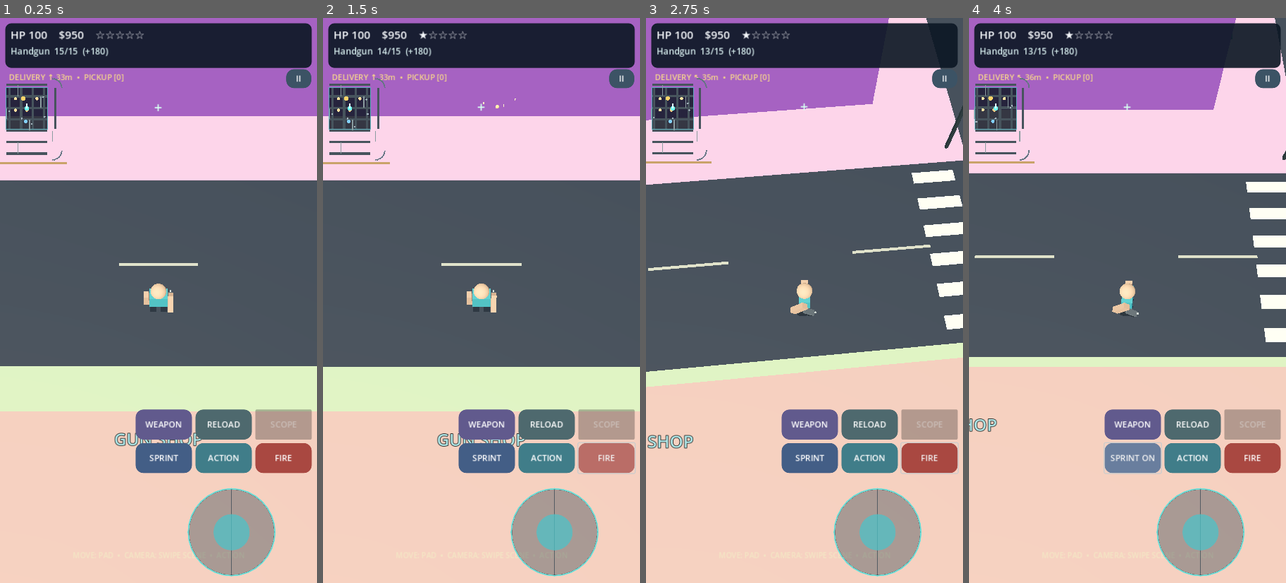
Above: before the commit, frames 1-4 (left to right).
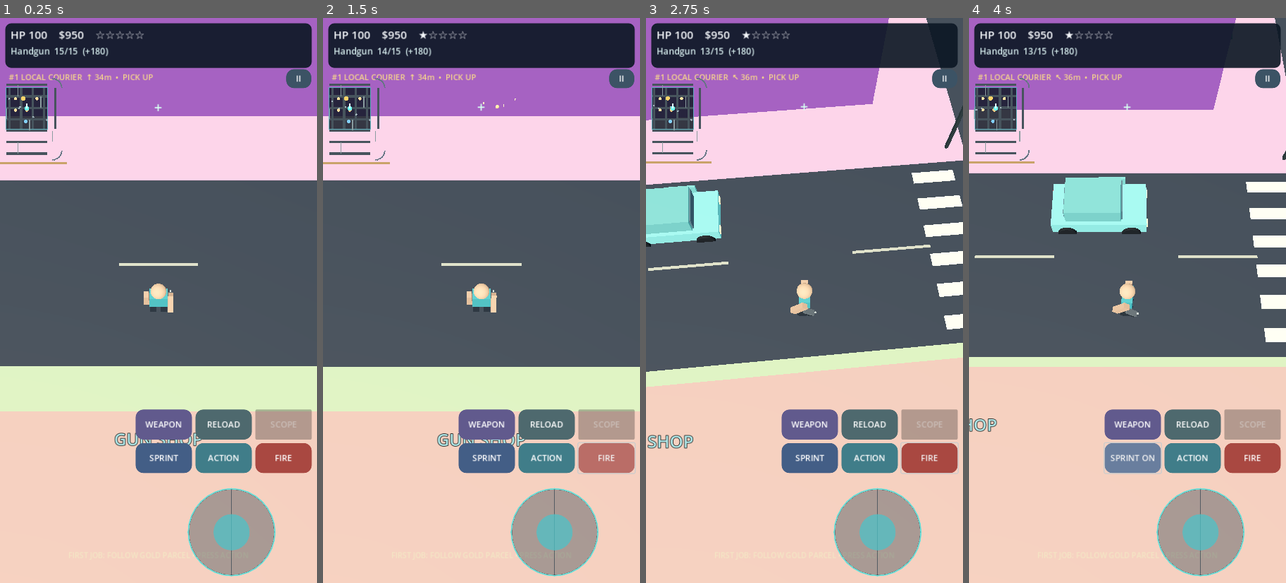
Above: after the commit, the same moments.

Repository: shejklgaia-png/Gt_a_like_game
Game: Godot game, scene res://scenes/main.tscn
Two runs of this game, one before a commit and one after it. Both use one fixed random seed, a clock stepped at 60 frames per second and the inputs below.
Inputs (mouse positions are in pixels of both pictures, inside the frame that each line leads up to):
- Up to frame 1 (0.25 s): no input
- Up to frame 2 (1.5 s): click "ACTION" at 0.5 s; click "FIRE" at 1.25 s
- Up to frame 3 (2.75 s): tap Enter at 2 s; move the mouse to (874, 272) at 2.02 s; hold D from 2.03 s (still down); tap E at 2.1 s; click (874, 272) at 2.17 s; tap Space at 2.27 s; tap F at 2.3 s
- Up to frame 4 (4 s): release D at 2.75 s; drag from (1064, 328) to (1111, 413) at 2.77 s; click "SPRINT" at 3.5 s

The runs differ from the first frame. In frame 1, 0.3% of the frame differs, in the area x 2-49%, y 9-19%; in frame 2, 0.3%; in frame 3, 2.4%; in frame 4, 3.1%, in the area x 2-57%, y 9-39%.

Commit message:
Expand Pocket District courier choices, navigation UX and traffic realism
Ten iterative improvements plus regression tests. Godot 4.4.1 and 4.7.2 headless test matrices and Android APK export passed.

Diff:
--- a/scripts/city.gd
+++ b/scripts/city.gd
@@ -237,6 +237,9 @@
 		var car: PocketVehicle = VehicleScene.new()
 		var paint := Color.from_hsv(rng.randf(), 0.48, 0.85)
 		car.setup(axis, travel, lane, paint)
+		# Different travel pace prevents identical traffic convoys on every road.
+		# Scenic ring/highway traffic gets a modest speed lift over city streets.
+		car.npc_speed = rng.randf_range(11.5, 14.0) if i >= 14 else rng.randf_range(8.2, 11.6)
 		if axis == 0:
 			car.position = Vector3(lane, 1.00, rng.randf_range(-102.0, 102.0))
 		else:
--- a/scripts/gameplay_data.gd
+++ b/scripts/gameplay_data.gd
@@ -27,3 +27,15 @@
 
 static func mission_time(distance: float) -> float:
 	return maxf(50.0, distance / 4.0 + 32.0)
+
+
+## Alternating courier contracts make the existing delivery loop less repetitive.
+## Contracts are derived from completed jobs, so older save files remain valid.
+static func delivery_contract(completed: int) -> Dictionary:
+	var contracts: Array[Dictionary] = [
+		{"title": "LOCAL COURIER", "reward_scale": 1.0, "time_scale": 1.0},
+		{"title": "EXPRESS RUN", "reward_scale": 1.4, "time_scale": 0.84},
+		{"title": "DISTRICT TRANSFER", "reward_scale": 1.25, "time_scale": 1.05},
+		{"title": "SPECIAL ORDER", "reward_scale": 1.6, "time_scale": 0.90}
+	]
+	return contracts[posmod(maxi(0, completed), contracts.size())].duplicate()
--- a/scripts/main.gd
+++ b/scripts/main.gd
@@ -638,6 +638,11 @@
 	if car_driven != null:
 		exit_car()
 		return
+	# A parcel almost underfoot should not be stolen by the proximity
+	# radius of an adjacent building entrance, parked car, or resident.
+	if hero.global_position.distance_to(mission_point) <= 2.8:
+		advance_delivery()
+		return
 	var door := city.closest_door(hero.global_position)
 	if wanted == 0:
 		var resident := city.closest_resident(hero.global_position)
@@ -814,16 +819,23 @@
 		mission_point = sites[mission_last_index]
 		var starting := car_driven.global_position if car_driven != null else hero.global_position
 		var distance := starting.distance_to(mission_point)
-		mission_limit = GameData.mission_time(distance)
-		mission_reward = GameData.mission_reward(distance, mini(5, int(deliveries / 3)))
-		show_message("DELIVERY STARTED  |  $%d REWARD" % mission_reward)
+		var contract: Dictionary = GameData.delivery_contract(deliveries)
+		mission_limit = maxf(35.0, GameData.mission_time(distance) * float(contract["time_scale"]))
+		mission_reward = maxi(125, roundi(float(GameData.mission_reward(distance, mini(5, int(deliveries / 3)))) * float(contract["reward_scale"])))
+		show_message("%s  |  $%d REWARD" % [String(contract["title"]), mission_reward])
 	else:
 		mission_stage = 0
 		deliveries += 1
-		cash += mission_reward
-		total_earnings += mission_reward
+		# Reward non-violent play without penalizing free-roam or police chases.
+		var clean_bonus: int = roundi(float(mission_reward) * 0.20) if wanted == 0 else 0
+		var payout: int = mission_reward + clean_bonus
+		cash += payout
+		total_earnings += payout
 		sound.play_ui("cash")
-		show_message("DELIVERED +$%d" % mission_reward)
+		if clean_bonus > 0:
+			show_message("DELIVERED +$%d  |  CLEAN BONUS +$%d" % [payout, clean_bonus])
+		else:
+			show_message("DELIVERED +$%d" % payout)
 		mission_limit = 0.0
 		mission_point = GameData.delivery_sites()[7]
 		save_game()
@@ -1012,7 +1024,11 @@
 	var current_position := car_driven.global_position if car_driven != null else hero.global_position
 	var waypoint := mission_point - current_position
 	var heading := waypoint_arrow(waypoint)
-	mission_label.text = "DELIVERY %s %dm  •  %s [%d] %s" % [heading, int(waypoint.length()), "PICKUP" if mission_stage == 0 else "DROP OFF", deliveries, ("%.0fs" % mission_limit) if mission_stage == 1 else ""]
+	var contract: Dictionary = GameData.delivery_contract(deliveries)
+	var ground_distance := Vector2(waypoint.x, waypoint.z).length()
+	var objective := "PICK UP" if mission_stage == 0 else ("DROP OFF %.0fs" % maxf(0.0, mission_limit))
+	mission_label.text = "#%d %s  %s %dm  •  %s" % [deliveries + 1, String(contract["title"]), heading, roundi(ground_distance), objective]
+	mission_label.add_theme_color_override("font_color", Color("#ff8585") if mission_stage == 1 and mission_limit <= 15.0 else Color("#f5d58c"))
 	var aim_dir := -camera.global_transform.basis.z
 	aim_dir.y = 0.0
 	aim_dir = aim_dir.normalized()
@@ -1029,6 +1045,11 @@
 	if not indoors and car_driven == null and wanted == 0:
 		nearby_resident = city.closest_resident(hero.global_position)
 	var caption := "MOVE: PAD  •  CAMERA: SWIPE SCENE  •  ACTION"
+	# Introduce the first achievable goal without a modal tutorial.
+	if deliveries == 0 and mission_stage == 0:
+		caption = "FIRST JOB: FOLLOW GOLD PARCEL • PRESS ACTION"
+	elif deliveries == 0 and mission_stage == 1:
+		caption = "FIRST JOB: FOLLOW ARROW • DELIVER BEFORE TIME RUNS OUT"
 	if hero.dead:
 		caption = "WASTED  •  RESPAWNING"
 	elif carjack_busy:
@@ -1046,6 +1067,8 @@
 			caption = "RETURN TO THE EXIT MARKER"
 	elif car_driven != null:
 		caption = "ACTION: EXIT CAR  •  STICK TO DRIVE"
+	elif hero.global_position.distance_to(mission_point) <= 2.8:
+		caption = "ACTION: COLLECT PARCEL" if mission_stage == 0 else "ACTION: DELIVER PARCEL"
 	elif nearby_resident != null and (nearby_door.is_empty() or hero.global_position.distance_to(nearby_door["door"]) > 1.6):
 		var profile: Dictionary = ResidentDialogue.make_profile(nearby_resident.resident_id)
 		caption = "ACTION: 話す - %s" % String(profile["name"])
--- a/scripts/simulation_test.gd
+++ b/scripts/simulation_test.gd
@@ -39,6 +39,22 @@
 	if unique_paces.size() < 8:
 		fail("Crowd walking pace has lost its per-resident variety", 72)
 		return
+	# AI traffic is staggered rather than running at exactly one convoy pace.
+	var observed_cruise: Dictionary = {}
+	for traffic_car in city.cars:
+		if traffic_car.npc_speed < 8.2 or traffic_car.npc_speed > 14.0:
+			fail("Road AI cruise speed outside expected safe range", 73)
+			return
+		observed_cruise[roundi(traffic_car.npc_speed * 10.0)] = true
+	if observed_cruise.size() < 6:
+		fail("Traffic has lost its per-vehicle cruising variety", 74)
+		return
+	var sensor_car: PocketVehicle = city.cars[0]
+	sensor_car.occupied = true
+	if absf(sensor_car.nearest_forward_obstacle() - 13.0) > 0.01:
+		fail("Driven vehicle is incorrectly using pedestrian following sensor", 75)
+		return
+	sensor_car.occupied = false
 	var first: PocketActor = city.people[0]
 	var spawned: Vector3 = first.global_position
 	for frame in range(160):
--- a/scripts/smoke_test.gd
+++ b/scripts/smoke_test.gd
@@ -195,6 +195,50 @@
 		push_error("Waypoint arrow does not align with screen up")
 		quit(75)
 		return
+	# Contract variety, first-session clarity and clean-play bonuses.
+	var contract_types := load("res://scripts/gameplay_data.gd")
+	var seen_contracts: Dictionary = {}
+	for job in range(8):
+		var contract: Dictionary = contract_types.delivery_contract(job)
+		if not contract.has("title") or float(contract["reward_scale"]) <= 0.0 or float(contract["time_scale"]) <= 0.0:
+			push_error("Invalid courier contract metadata")
+			quit(76)
+			return
+		seen_contracts[String(contract["title"])] = true
+	if seen_contracts.size() != 4:
+		push_error("Rotating courier contract variety regressed")
+		quit(77)
+		return
+	game.update_hud()
+	if not game.mission_label.text.contains("LOCAL COURIER"):
+		push_error("First job HUD did not identify current courier contract")
+		quit(78)
+		return
+	var previous_cash: int = game.cash
+	var contracted_reward: int = game.mission_reward
+	game.wanted = 0
+	game.advance_delivery()
+	var expected_clean_payout := contracted_reward + roundi(float(contracted_reward) * 0.20)
+	if game.cash - previous_cash != expected_clean_payout or game.deliveries != 1:
+		push_error("Clean courier reward was not fully credited")
+		quit(79)
+		return
+	game.advance_delivery()
+	game.update_hud()
+	if not game.mission_label.text.contains("EXPRESS RUN") or game.mission_stage != 1:
+		push_error("The next courier contract was not offered")
+		quit(80)
+		return
+	# Test that a parcel directly at a storefront door has priority.
+	var test_door: Dictionary = town.buildings[0]
+	game.mission_stage = 0
+	game.mission_point = test_door["door"]
+	hero.global_position = game.mission_point
+	game.interaction()
+	if game.indoors or game.mission_stage != 1:
+		push_error("Door interaction hijacked a parcel directly underfoot")
+		quit(81)
+		return
 	# The 2,000 configurations contain no stock dialogue joins: spoken text
 	# must be made solely from a topic's individually authored paragraphs.
 	var dialogue_library = load("res://scripts/resident_dialogue.gd")
--- a/scripts/vehicle.gd
+++ b/scripts/vehicle.gd
@@ -26,6 +26,7 @@
 var wheels: Array[MeshInstance3D] = []
 var sensor_timer: float = 0.0
 var front_blocked: bool = false
+var front_clearance: float = 13.0
 var stationary_time: float = 0.0
 
 
@@ -93,28 +94,35 @@
 	return global_position + global_transform.basis.x * -2.05 + global_transform.basis.z * -0.50
 
 
-func pedestrian_ahead() -> bool:
+func nearest_forward_obstacle() -> float:
 	if occupied or being_stolen:
-		return false
-	# Three bumper rays cover the width of the car, not only the centerline.
+		return 13.0
+	# Measure actual clearance across the bumper instead of braking at a
+	# single binary detection distance. Geometry is handled by body collision.
 	var forward := -global_transform.basis.z
+	var nearest := 13.0
 	for lateral in [-0.72, 0.0, 0.72]:
 		var origin: Vector3 = global_position + Vector3(0, 0.05, 0) + global_transform.basis.x * float(lateral) + forward * 2.25
-		var tip: Vector3 = origin + forward * 7.4
+		var tip: Vector3 = origin + forward * 13.0
 		var params := PhysicsRayQueryParameters3D.create(origin, tip)
 		params.exclude = [get_rid()]
-		params.collision_mask = 14 # Ignore ground/architecture in pedestrian sensor.
+		params.collision_mask = 14
 		var result := get_world_3d().direct_space_state.intersect_ray(params)
 		if result.is_empty():
 			continue
 		var collider: Object = result.get("collider")
-		if collider is PocketHero and not (collider as PocketHero).dead:
-			return true
-		if collider is PocketActor and not (collider as PocketActor).dead:
-			return true
-		if collider is PocketVehicle:
-			return true
-	return false
+		if collider is PocketHero and (collider as PocketHero).dead:
+			continue
+		if collider is PocketActor and (collider as PocketActor).dead:
+			continue
+		if collider is PocketHero or collider is PocketActor or collider is PocketVehicle:
+			var hit_position: Vector3 = result["position"]
+			nearest = minf(nearest, origin.distance_to(hit_position))
+	return nearest
+
+
+func pedestrian_ahead() -> bool:
+	return nearest_forward_obstacle() < 7.4
 
 
 func _physics_process(delta: float) -> void:
@@ -151,8 +159,10 @@
 		sensor_timer -= delta
 		if sensor_timer <= 0.0:
 			sensor_timer = 0.12
-			front_blocked = pedestrian_ahead()
-		drive_speed = move_toward(drive_speed, 0.0 if front_blocked else npc_speed, delta * (25.0 if front_blocked else 8.0))
+			front_clearance = nearest_forward_obstacle()
+			front_blocked = front_clearance < 3.1
+		var flow_speed := clampf((front_clearance - 2.8) * 2.0, 0.0, npc_speed)
+		drive_speed = move_toward(drive_speed, flow_speed, delta * (25.0 if flow_speed < drive_speed else 8.0))
 		velocity = heading * drive_speed
 	else:
 		var heading := Vector3.ZERO
@@ -164,9 +174,11 @@
 		sensor_timer -= delta
 		if sensor_timer <= 0.0:
 			sensor_timer = 0.12
-			front_blocked = pedestrian_ahead()
+			front_clearance = nearest_forward_obstacle()
+			front_blocked = front_clearance < 3.1
 		var traffic_red := TrafficRules.must_stop_car(axis, travel, global_position)
-		var desired := 0.0 if front_blocked or traffic_red else npc_speed
+		var following_speed := clampf((front_clearance - 2.8) * 2.0, 0.0, npc_speed)
+		var desired := 0.0 if traffic_red else following_speed
 		drive_speed = move_toward(drive_speed, desired, delta * (26.0 if desired == 0.0 else 8.0))
 		velocity = heading * drive_speed
 		# Smoothly recover the correct lane after side impacts.
Not shown, changed: docs/AUTODEV_PLAN.md
